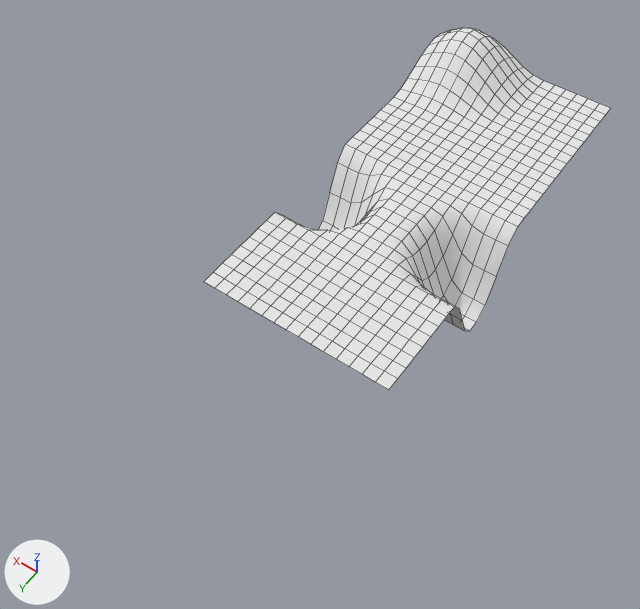
The Blender file examples/fps_game/data/example_level/example_level.blend: old version first, new version second.
Before and after are seen from a 50 mm lens placed at (-56.9, 139.3, 124.6), pointed at (3.8, 54.2, -9.1). The lights are fixed; the arrows at lower left show +X, +Y and +Z. Mesh edges are drawn as thin lines.
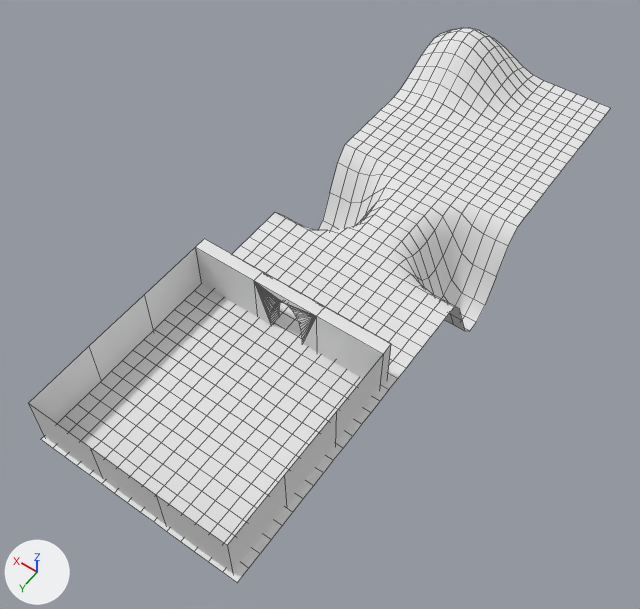
The edits, one by one:
Material 'Material.002' (mat_material_002) is new.
Its base color is (0.8, 0.8, 0.8) (white #e7e7e7).
me_grid is used by ob_grid; location (0.0, 0.0, 0.0).
me_grid had 544 vertices, 495 faces and spanned x -20.0..20.0, y -20.0..68.0, z -19.0..10.4.
me_grid now has 784 vertices, 720 faces and spans x -20.0..20.0, y -20.0..108.0, z -19.0..10.4.
Part 1, on me_grid:
16 new vertices lie (0.0, 2.7, 0.0) away from vertices in x -20.0..20.0, y 68.0, z 0.0.
16 new vertices lie (0.0, 2.6, 0.0) away from vertices in x -20.0..20.0, y 70.7, z 0.0.
16 new vertices lie (0.0, 2.7, 0.0) away from vertices in x -20.0..20.0, y 73.3, z 0.0.
16 new vertices lie (0.0, 2.7, 0.0) away from vertices in x -20.0..20.0, y 76.0, z 0.0.
16 new vertices lie (0.0, 2.6, 0.0) away from vertices in x -20.0..20.0, y 78.7, z 0.0.
16 new vertices lie (0.0, 2.7, 0.0) away from vertices in x -20.0..20.0, y 81.3, z 0.0.
16 new vertices lie (0.0, 2.7, 0.0) away from vertices in x -20.0..20.0, y 84.0, z 0.0.
16 new vertices lie (0.0, 2.6, 0.0) away from vertices in x -20.0..20.0, y 86.7, z 0.0.
16 new vertices lie (0.0, 2.7, 0.0) away from vertices in x -20.0..20.0, y 89.3, z 0.0.
16 new vertices lie (0.0, 2.7, 0.0) away from vertices in x -20.0..20.0, y 92.0, z 0.0.
16 new vertices lie (0.0, 2.6, 0.0) away from vertices in x -20.0..20.0, y 94.7, z 0.0.
16 new vertices lie (0.0, 2.7, 0.0) away from vertices in x -20.0..20.0, y 97.3, z 0.0.
16 new vertices lie (0.0, 2.7, 0.0) away from vertices in x -20.0..20.0, y 100.0, z 0.0.
16 new vertices lie (0.0, 2.6, 0.0) away from vertices in x -20.0..20.0, y 102.7, z 0.0.
16 new vertices lie (0.0, 2.7, 0.0) away from vertices in x -20.0..20.0, y 105.3, z 0.0.
225 new faces join them.
Mesh me_cube_014 is new.
It has 106 vertices, 130 faces and spans x -0.9..0.9, y -0.9..30.6, z -0.7..7.6.
It uses material mat_material_002 (its picture is missing).
Object 'Cube' (ob_cube) is new; it shows me_cube_014.
Its location is (0.7, 67.5, 0.1).
Its scale is (20.7, 1.3, 1.3).

What differs and where, as boxes (x1, y1, x2, y2) in the pictures (640 x 609 px):
'Grid', reshaped (40% wider, 53% taller)
    before: (204, 28, 610, 390)
    after: (41, 28, 610, 582)
'Cube', added
    after: (28, 239, 391, 573)
part 1 of me_grid, added
    after: (41, 284, 389, 582)
